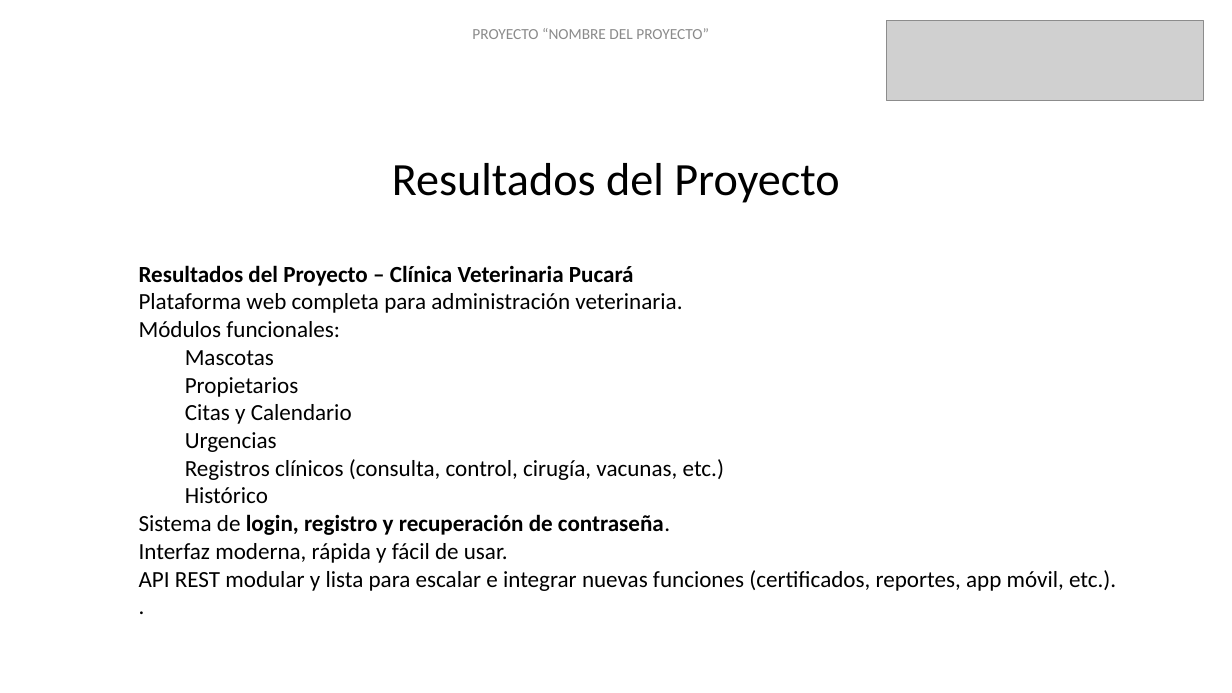
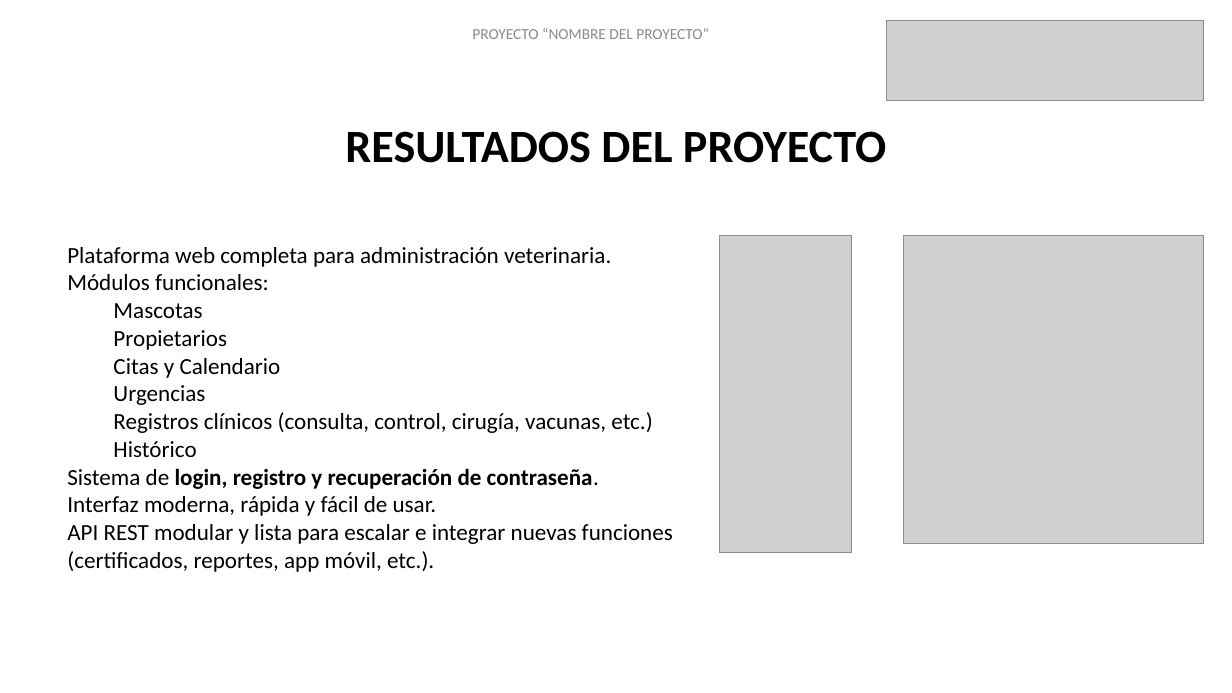
Before and after one commit to 4vil4/VeterinariaPucara, a slide deck: slide 17 of FASE 3/Evidencias Grupales/Presentación Capstone.pptx. Drawn at 1232x693 pixels with LibreOffice and Linux fonts; fonts in the diff are those of the drawing; grey boxes stand for pictures; background and template pictures are left out. Boxes give left, top, right and bottom in pixels: in the first picture for what was removed or moved away, otherwise in the second. Text is boxed around its words. In the diff, an @@ line names an element or a change of style, - is before the commit and + after.

```diff
--- a/FASE 3/Evidencias Grupales/Presentación Capstone.pptx
+++ b/FASE 3/Evidencias Grupales/Presentación Capstone.pptx
@@ text at (345, 131, 886, 163): text changed; bold on @@
-Resultados del Proyecto
+RESULTADOS DEL PROYECTO
@@ text at (67, 247, 673, 572): paragraph removed @@
-.
@@ text "Plataforma web completa para administración ...": place and size @@
-text "Plataforma web completa para administración ..." at (139, 265, 1116, 591)
+text "Plataforma web completa para administración ..." at (67, 247, 673, 572)
@@ picture added at (720, 236, 852, 553) @@
@@ picture added at (904, 236, 1204, 543) @@
@@ text at (139, 265, 634, 286): paragraph removed @@
-Resultados del Proyecto – Clínica Veterinaria Pucará
```
Also in this commit, not shown: 8 other slides changed, 2 slides added, 1 slide removed.
